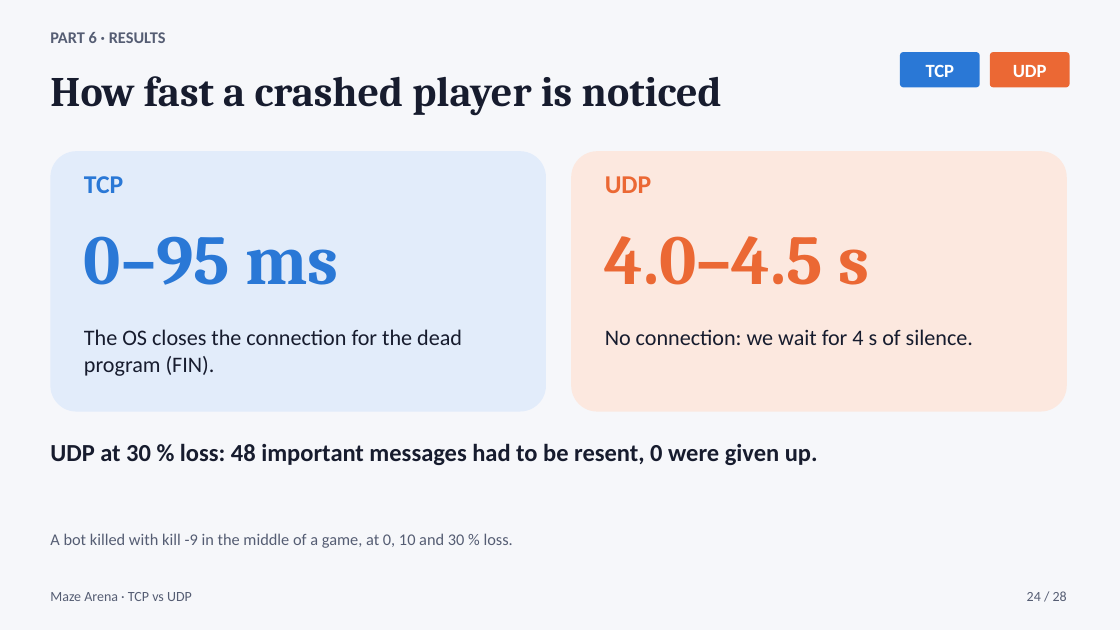
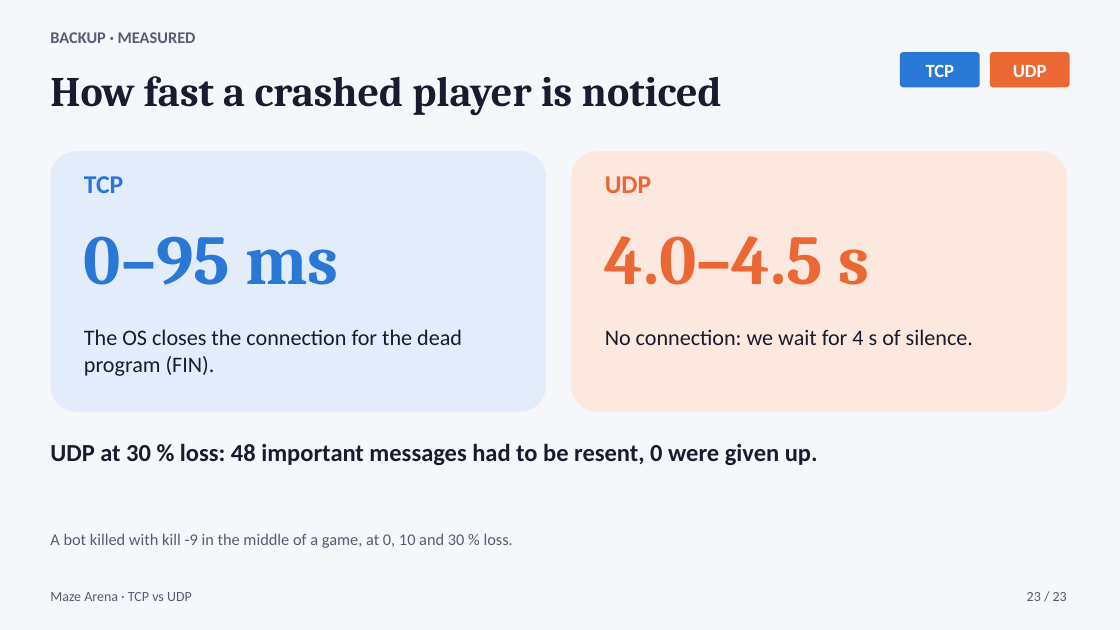
Before and after one commit to bayaCh05/maze-arena, a slide deck: slide 23 of slides/maze_arena_tcp_vs_udp.pptx (slide 24 before the commit). Drawn at 1120x630 pixels with LibreOffice and Linux fonts; fonts in the diff are those of the drawing. Boxes give left, top, right and bottom in pixels: in the first picture for what was removed or moved away, otherwise in the second. Text is boxed around its words. In the diff, an @@ line names an element or a change of style, - is before the commit and + after.

```diff
--- a/slides/maze_arena_tcp_vs_udp.pptx
+++ b/slides/maze_arena_tcp_vs_udp.pptx
@@ text at (50, 32, 196, 43): text changed @@
-PART 6 · RESULTS
+BACKUP · MEASURED
@@ text at (1027, 592, 1067, 601): text changed @@
-24 / 28
+23 / 23
```
Also in this commit, not shown: 19 other slides changed, 3 slides added, 8 slides removed, 9 other files.
